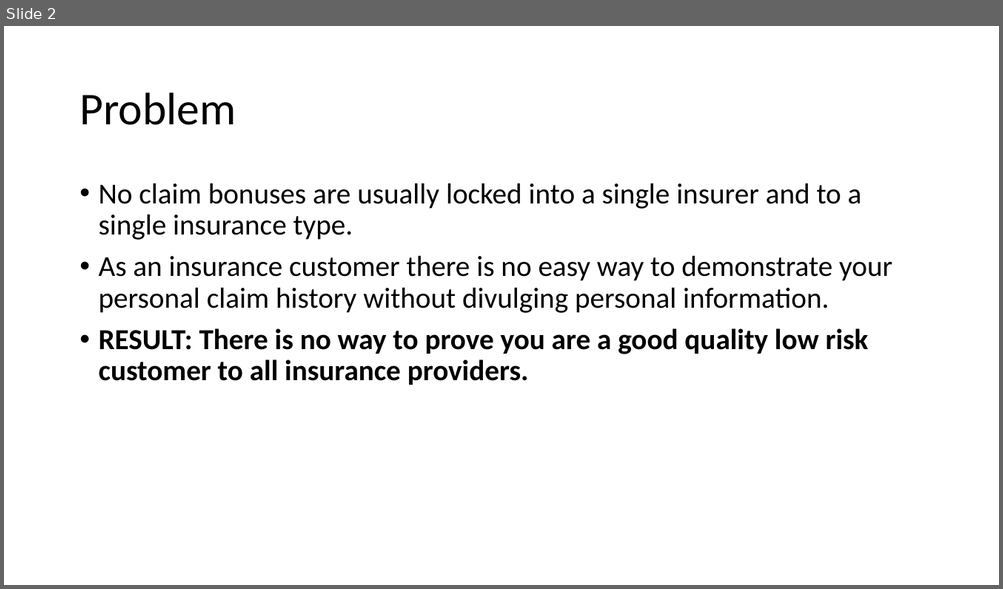
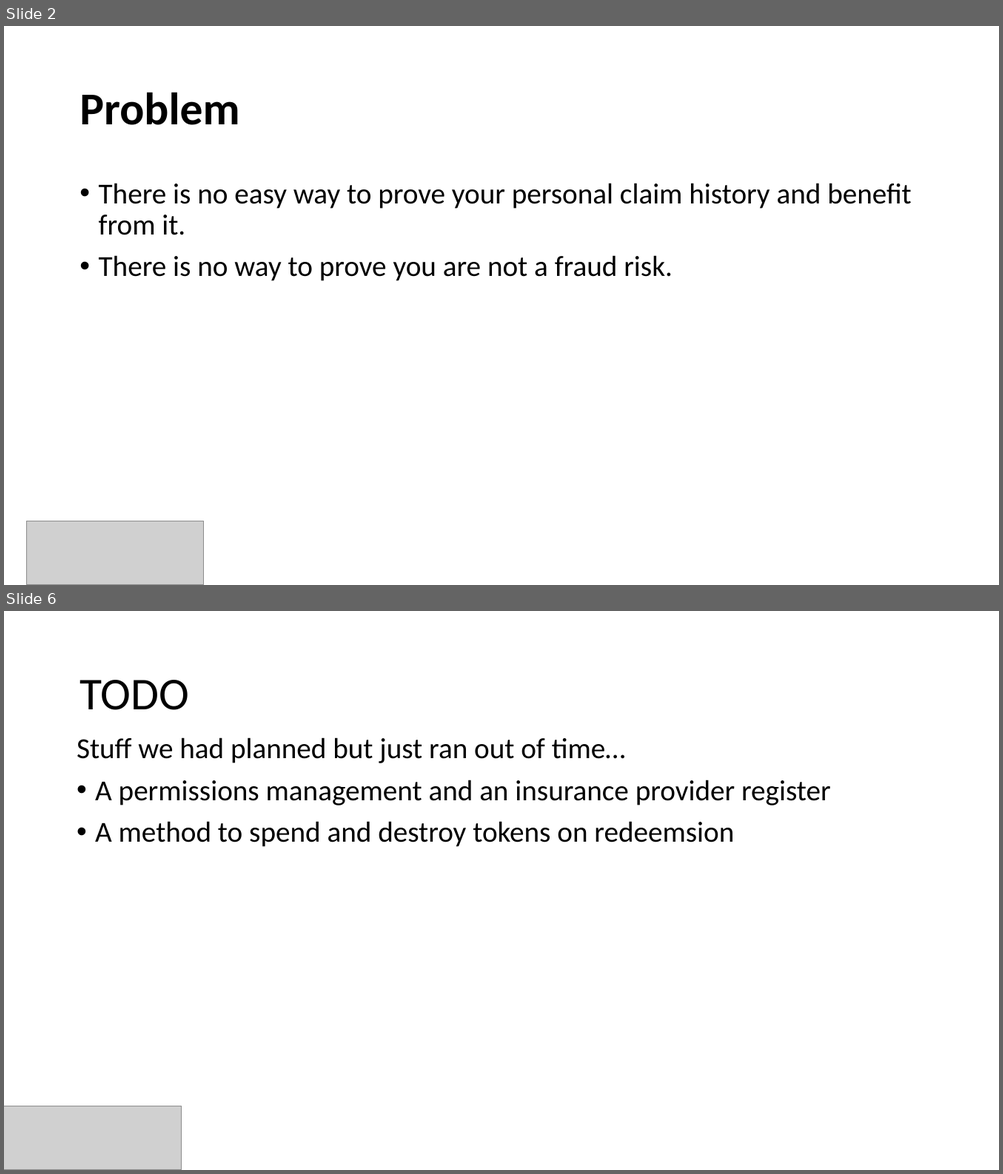
Before and after one commit to divsinghal/Claimless, a slide deck: Claimless - Pitch.pptx. Shown one above the other, each under a label of ours: slide 2 before the commit, slides 2 and 6 after it; the slides between them are not shown. The pictures are 1003x589 and 1003x1174 pixels, drawn with LibreOffice and Linux fonts; fonts in the diff are those of the drawing; grey boxes stand for pictures. Boxes give left, top, right and bottom in pixels: in the first picture for what was removed or moved away, otherwise in the second. Text is boxed around its words. In the diff, an @@ line names an element or a change of style, - is before the commit and + after.

```diff
--- a/Claimless - Pitch.pptx
+++ b/Claimless - Pitch.pptx
@@ slide 6 added at (x1=4, y1=611, x2=999, y2=1170), background #FFFFFF @@
@@ title added at (x1=79, y1=680, x2=189, y2=710), 44 pt, text #000000 @@
+TODO
@@ text added at (x1=77, y1=738, x2=831, y2=847), 28 pt, text #000000 @@
+Stuff we had planned but just ran out of time…
+• A permissions management and an insurance provider register
+• A method to spend and destroy tokens on redeemsion
@@ picture added at (x1=4, y1=1106, x2=182, y2=1170) @@
@@ slide 2 changed as well @@
@@ title "Problem" at (x1=79, y1=92, x2=239, y2=125): bold on @@
@@ text at (x1=99, y1=183, x2=911, y2=281): text changed @@
-• No claim bonuses are usually locked into a single insurer and to a single insurance type.
-• As an insurance customer there is no easy way to demonstrate your personal claim history without divulging personal information.
-• RESULT: There is no way to prove you are a good quality low risk customer to all insurance providers.
+• There is no easy way to prove your personal claim history and benefit from it.
+• There is no way to prove you are not a fraud risk.
@@ picture added at (x1=26, y1=521, x2=204, y2=585) @@
```
Also in this commit, not shown: 1 other slide changed, 3 other slides added, 1 slide removed.
